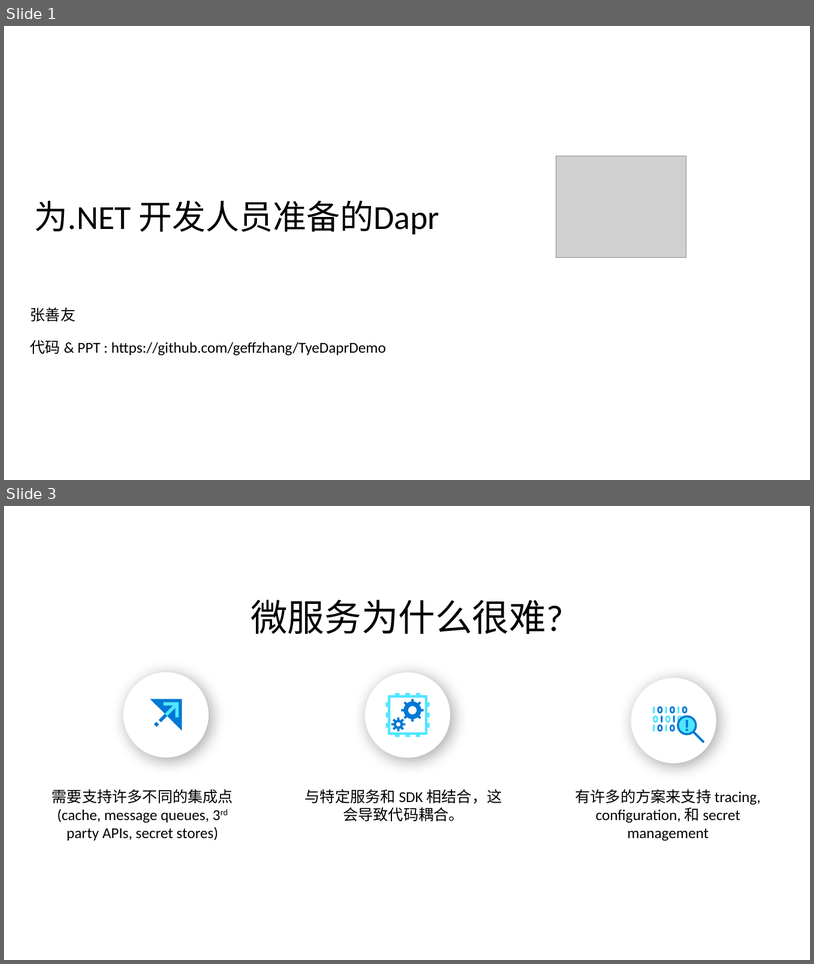
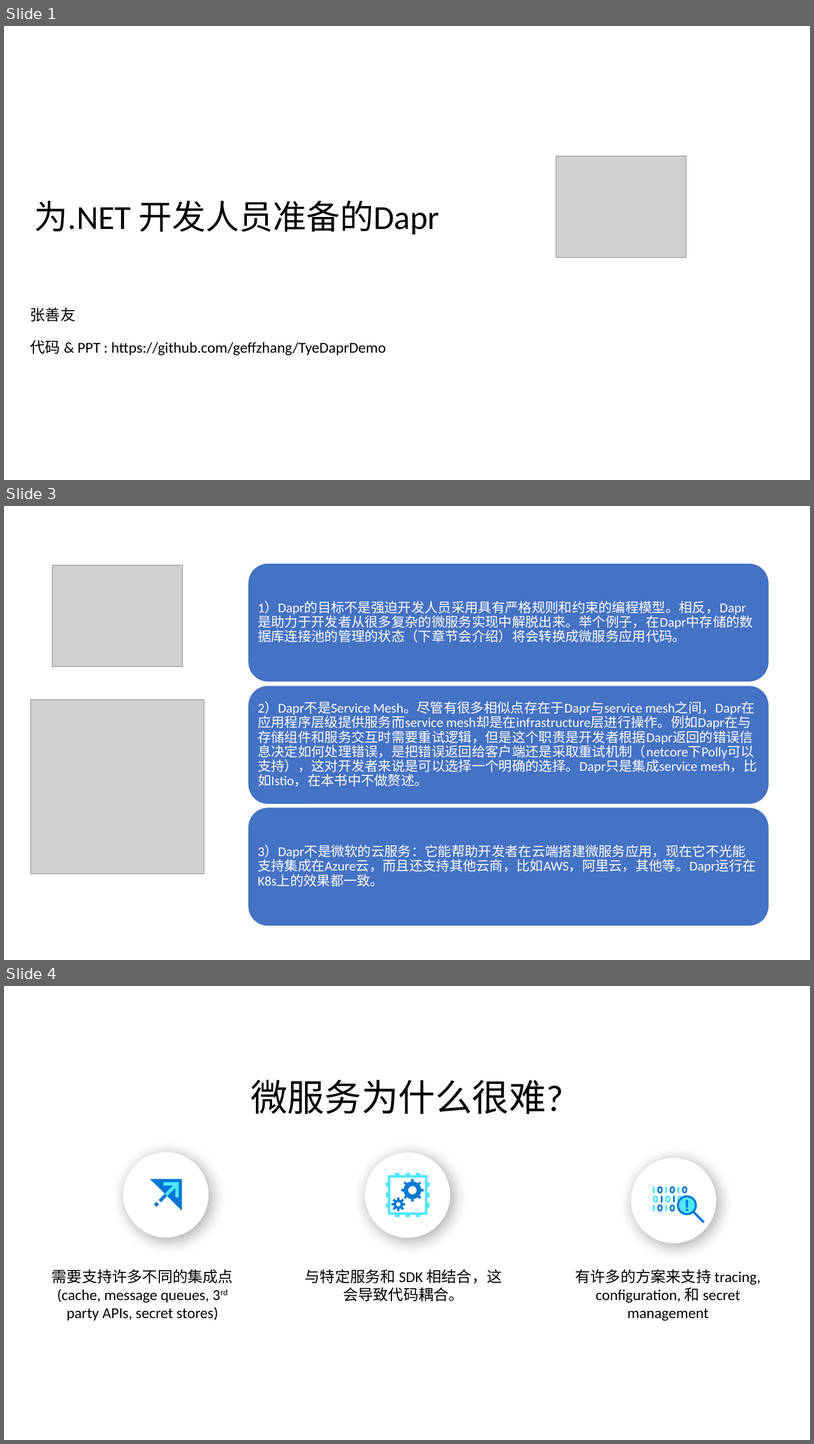
Before and after one commit to geffzhang/TyeDaprDemo, a slide deck: slides.pptx. Shown one above the other, each under a label of ours: slides 1 and 3 before the commit, slides 1, 3 and 4 after it; the slides between them are not shown. The pictures are 814x964 and 814x1444 pixels, drawn with LibreOffice and Linux fonts; fonts in the diff are those of the drawing; grey boxes stand for pictures. Boxes give left, top, right and bottom in pixels: in the first picture for what was removed or moved away, otherwise in the second. Text is boxed around its words. In the diff, an @@ line names an element or a change of style, - is before the commit and + after.

```diff
--- a/slides.pptx
+++ b/slides.pptx
@@ slide 3 added at (x1=4, y1=506, x2=810, y2=960), background #FFFFFF @@
@@ picture added at (x1=53, y1=565, x2=182, y2=667) @@
@@ picture added at (x1=30, y1=700, x2=204, y2=873) @@
@@ group added at (x1=248, y1=563, x2=770, y2=926): 3 rounded rectangles, 3 texts @@
+1）Dapr的目标不是强迫开发人员采用具有严格规则和约束的编程模型。相反，Dapr是助力于开发者从很多复杂的微服务实现中解脱出来。举个例子，在Dapr中存储的数据库连接池的管理的状态（下章节会介绍）将会转换成微服务应用代码。
+2）Dapr不是Service Mesh。尽管有很多相似点存在于Dapr与service mesh之间，Dapr在应用程序层级提供服务而service mesh却是在infrastructure层进行操作。例如Dapr在与存储组件和服务交互时需要重试逻辑，但是这个职责是开发者根据Dapr返回的错误信息决定如何处理错误，是把错误返回给客户端还是采取重试机制（netcore下Polly可以支持），这对开发者来说是可以选择一个明确的选择。Dapr只是集成service mesh，比如Istio，在本书中不做赘述。
+3）Dapr不是微软的云服务：它能帮助开发者在云端搭建微服务应用，现在它不光能支持集成在Azure云，而且还支持其他云商，比如AWS，阿里云，其他等。Dapr运行在K8s上的效果都一致。
@@ what was slide 3 is now slide 4 @@
```
Also in this commit, not shown: 3 slides changed, 1 other slide added, 2 other files.
